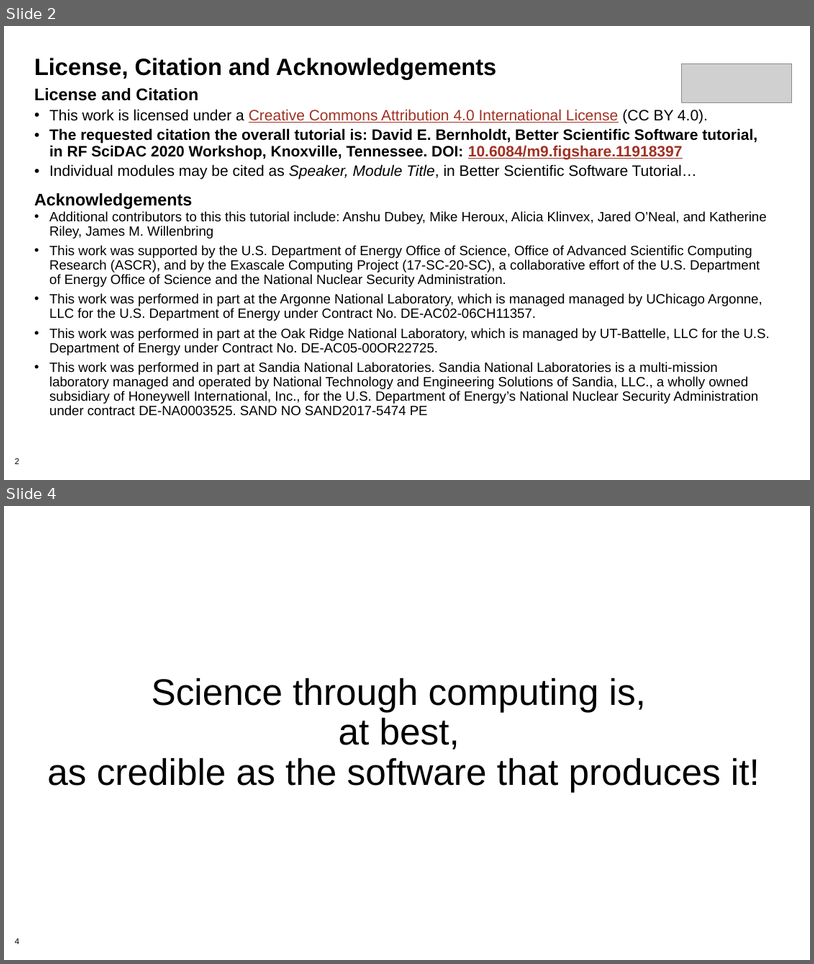
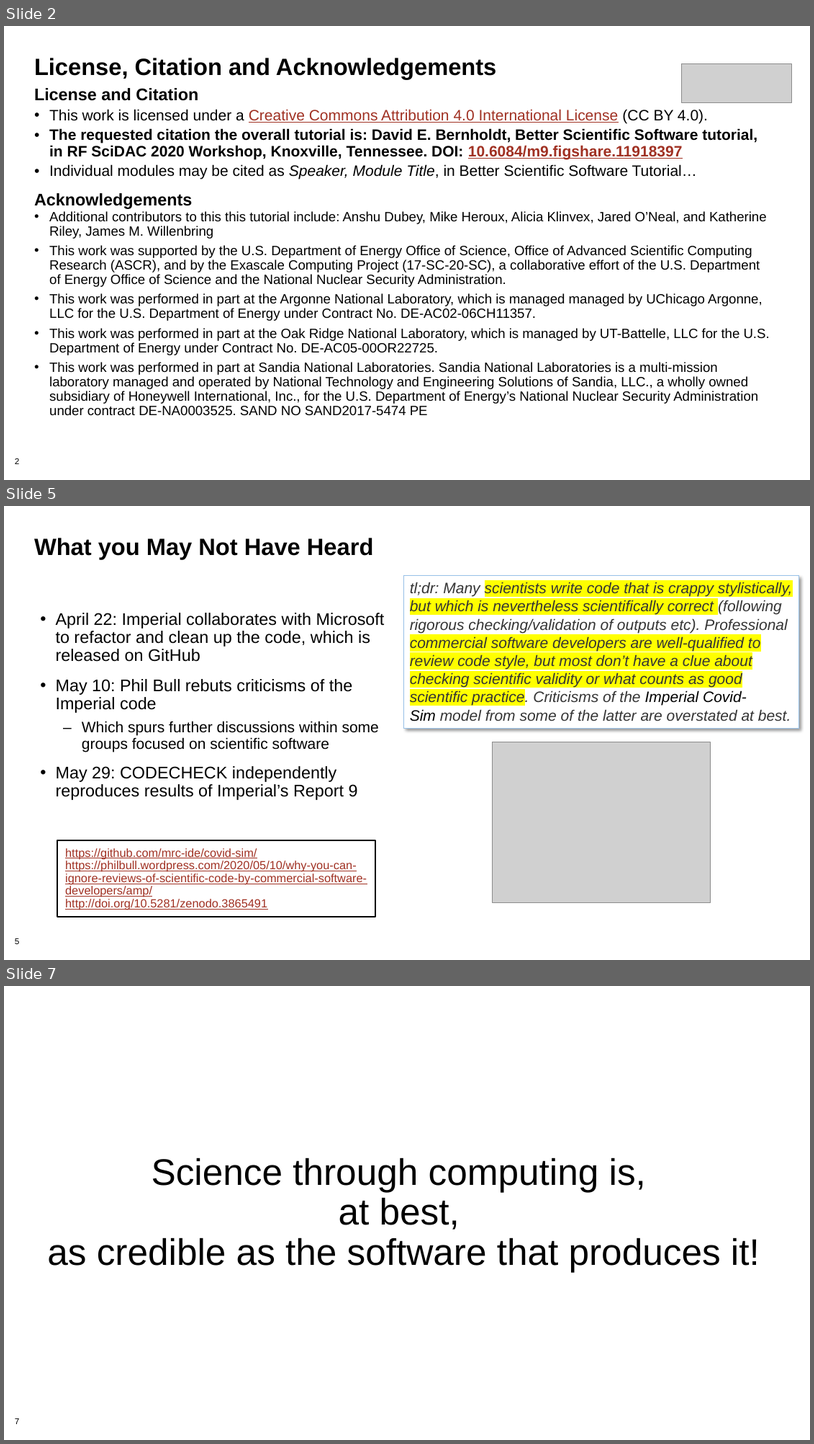
Before and after one commit to betterscientificsoftware/bssw-tutorial, a slide deck: presentations/summary.pptx. Shown one above the other, each under a label of ours: slides 2 and 4 before the commit, slides 2, 5 and 7 after it; the slides between them are not shown. The pictures are 814x964 and 814x1444 pixels, drawn with LibreOffice and Linux fonts; fonts in the diff are those of the drawing; grey boxes stand for pictures; background and template pictures are left out. Boxes give left, top, right and bottom in pixels: in the first picture for what was removed or moved away, otherwise in the second. Text is boxed around its words. In the diff, an @@ line names an element or a change of style, - is before the commit and + after.

```diff
--- a/presentations/summary.pptx
+++ b/presentations/summary.pptx
@@ slide 5 added at [4,506,810,960], background #FFFFFF; not listed: 1 template element that a slide beside it also shows @@
@@ title added at [34,538,374,559], 28 pt, text #000000, bold @@
+What you May Not Have Heard
@@ rectangle added at [404,576,799,728], fill #FFFFFF, outline #98C1E8 0.75 pt, 18 pt, text #353535, italic @@
+tl;dr: Many scientists write code that is crappy stylistically, but which is nevertheless scientifically correct (following rigorous checking/validation of outputs etc). Professional commercial software developers are well-qualified to review code style, but most don’t have a clue about checking scientific validity or what counts as good scientific practice. Criticisms of the Imperial Covid-Sim model from some of the latter are overstated at best.
@@ text added at [56,613,385,800], 20 pt, text #000000 @@
+• April 22: Imperial collaborates with Microsoft to refactor and clean up the code, which is released on GitHub
+• May 10: Phil Bull rebuts criticisms of the Imperial code
+  – Which spurs further discussions within some groups focused on scientific software
+• May 29: CODECHECK independently reproduces results of Imperial’s Report 9
@@ picture added at [493,742,710,902] @@
@@ rectangle added at [57,840,376,916], fill #FFFFFF, outline #000000 2 pt, 14 pt, text #A03123, underline @@
+https://github.com/mrc-ide/covid-sim/
+https://philbull.wordpress.com/2020/05/10/why-you-can-ignore-reviews-of-scientific-code-by-commercial-software-developers/amp/
+http://doi.org/10.5281/zenodo.3865491
@@ what was slide 4 is now slide 7 @@
@@ page number at [15,1418,19,1424]: text changed @@
-4
+7
```
Also in this commit, not shown: 3 slides changed, 5 other slides added, 1 other file.
